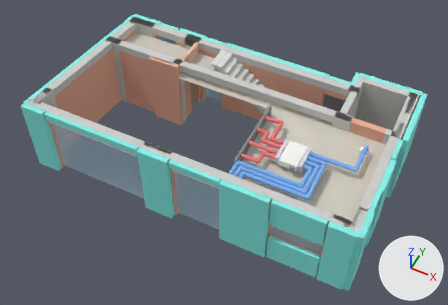
A saved change to the glTF model m/HouseEM_AR_GF_open.glb.
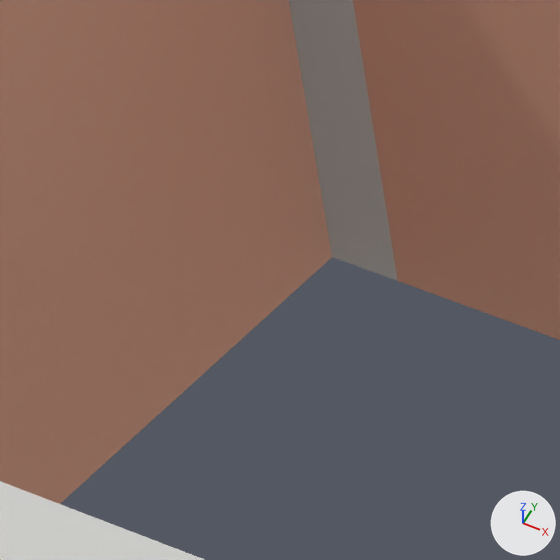
The first picture shows the older version from a 50 mm lens placed at (13.26, -11.05, 18.16), pointed at (6.38, 2.71, 0.96). The close-ups show the older and then the newer version on the part from 20% to 32% of the width and 25% to 42% of the height of that picture. Only the edits that show in the close-ups are written down. The axes (+X, +Y, +Z) are drawn at lower right. The lights are the same throughout. Where no turn or scale is listed for an object, it has been applied to the vertices.

The older version as bpy lines, for what is in view:
```python
mat_material_14 = principled_material('Material_14')
mat_material_14.base_color = (0.2, 0.447, 0.898)  # blue #7cb2f3
mat_material_14.roughness = 0.9
me_gf_bw08 = bpy.data.meshes.new('GF-BW08')
me_gf_bw08.from_pydata(...)  # 8 vertices, 12 faces; spans x 0.11..0.78, y 0.96..4.24, z 0.0..2.75
me_gf_bw08.materials.append(mat_material_5)  # beige #e7ad94
me_gf_col04 = bpy.data.meshes.new('GF-COL04')
me_gf_col04.from_pydata(...)  # 8 vertices, 12 faces; spans x 0.48..1.08, y 4.2..4.5, z 0.0..3.05
me_gf_col04.materials.append(mat_material_8)  # light grey #cececb
me_gf_intw04 = bpy.data.meshes.new('GF-INTW04')
me_gf_intw04.from_pydata(...)  # 10 vertices, 16 faces; spans x 1.08..2.67, y 4.2..4.3, z 0.0..2.75
me_gf_intw04.materials.append(mat_material_5)  # beige #e7ad94
ob_gf_bw08 = bpy.data.objects.new('GF-BW08', me_gf_bw08)
ob_gf_bw08.location = (0.0, 0.0, 0.0)
ob_gf_col04 = bpy.data.objects.new('GF-COL04', me_gf_col04)
ob_gf_col04.location = (0.0, 0.0, 0.0)
ob_gf_intw04 = bpy.data.objects.new('GF-INTW04', me_gf_intw04)
ob_gf_intw04.location = (0.0, 0.0, 0.0)
# also in view: 'GF-BEAM01' at (2.85, 0.15, 2.9)
```
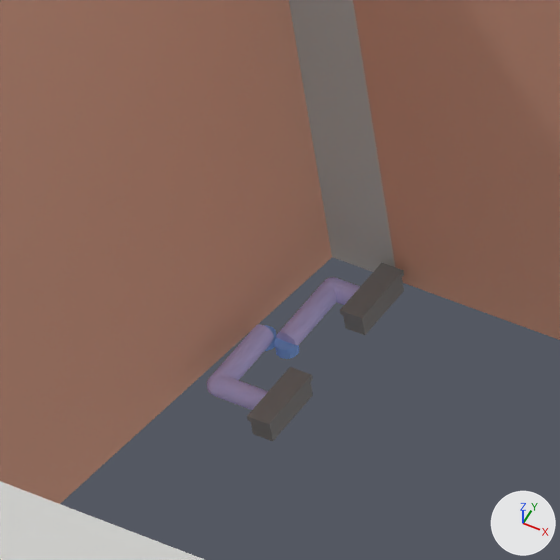
What differs and where, as boxes [x1, y1, x2, y2] in the close-ups (560 x 560 px):
'GF-DS01 DucoFlex Ø90 in the GF floor filling', added (blue)
    after: [207, 324, 274, 410]
'GF-VL06 floor grille 300x100 + plenum, Ø90', added
    after: [247, 367, 313, 441]
'GF-VL03 floor grille 300x100 + plenum, Ø90', added
    after: [340, 263, 404, 335]
'GF-DS01 DucoFlex Ø90 in the GF floor filling (2)', added (blue)
    after: [276, 277, 360, 345]
'BS-DS06 DucoFlex Ø90 0000-4692 + riser in the core (2)', added
    after: [275, 338, 299, 359]
'BS-DS06 DucoFlex Ø90 0000-4692 + riser in the core', added
    after: [264, 325, 276, 351]

What changed in the scene script:
```text
Change mat_material_14:
    mat_material_14.base_color: (0.2, 0.447, 0.898) -> (0.6, 0.549, 0.949)  # blue #7cb2f3 -> blue #cbc4f9
Add ob_bs_ds06_ducoflex_ø90_0000_4692___riser_in_the_core:
    ob_bs_ds06_ducoflex_ø90_0000_4692___riser_in_the_core = bpy.data.objects.new('BS-DS06 DucoFlex Ø90 0000-4692 + riser in the core', me_bs_ds06_ducoflex_ø90_0000_4692___riser_in_the_core)  # 73 vertices, 142 faces; spans x 0.765..0.855, y 3.635..3.725, z 0.0..0.05; in mat_material_15 (blue #88b2f9)
    ob_bs_ds06_ducoflex_ø90_0000_4692___riser_in_the_core.location = (0.0, 0.0, 0.0)
Add ob_gf_ds01_ducoflex_ø90_in_the_gf_floor_filling:
    ob_gf_ds01_ducoflex_ø90_in_the_gf_floor_filling = bpy.data.objects.new('GF-DS01 DucoFlex Ø90 in the GF floor filling', me_gf_ds01_ducoflex_ø90_in_the_gf_floor_filling)  # 253 vertices, 512 faces; spans x 0.765..1.1, y 3.315..3.68, z 0.005..0.095; in mat_material_14 (blue #cbc4f9)
    ob_gf_ds01_ducoflex_ø90_in_the_gf_floor_filling.location = (0.0, 0.0, 0.0)
Add ob_bs_ds06_ducoflex_ø90_0000_4692___riser_in_the_core__2:
    ob_bs_ds06_ducoflex_ø90_0000_4692___riser_in_the_core__2 = bpy.data.objects.new('BS-DS06 DucoFlex Ø90 0000-4692 + riser in the core (2)', me_bs_ds06_ducoflex_ø90_0000_4692___riser_in_the_core__2)  # 73 vertices, 142 faces; spans x 0.865..0.955, y 3.635..3.725, z 0.0..0.05; in mat_material_15 (blue #88b2f9)
    ob_bs_ds06_ducoflex_ø90_0000_4692___riser_in_the_core__2.location = (0.0, 0.0, 0.0)
Add ob_gf_ds01_ducoflex_ø90_in_the_gf_floor_filling__2:
    ob_gf_ds01_ducoflex_ø90_in_the_gf_floor_filling__2 = bpy.data.objects.new('GF-DS01 DucoFlex Ø90 in the GF floor filling (2)', me_gf_ds01_ducoflex_ø90_in_the_gf_floor_filling__2)  # 253 vertices, 512 faces; spans x 0.865..1.1, y 3.68..4.055, z 0.005..0.095; in mat_material_14 (blue #cbc4f9)
    ob_gf_ds01_ducoflex_ø90_in_the_gf_floor_filling__2.location = (0.0, 0.0, 0.0)
Add ob_gf_vl03_floor_grille_300x100___plenum__ø90:
    ob_gf_vl03_floor_grille_300x100___plenum__ø90 = bpy.data.objects.new('GF-VL03 floor grille 300x100 + plenum, Ø90', me_gf_vl03_floor_grille_300x100___plenum__ø90)  # 82 vertices, 152 faces; spans x 1.05..1.15, y 3.86..4.16, z 0.02..0.123; in mat_material_13 (grey #888888)
    ob_gf_vl03_floor_grille_300x100___plenum__ø90.location = (0.0, 0.0, 0.0)
Add ob_gf_vl06_floor_grille_300x100___plenum__ø90:
    ob_gf_vl06_floor_grille_300x100___plenum__ø90 = bpy.data.objects.new('GF-VL06 floor grille 300x100 + plenum, Ø90', me_gf_vl06_floor_grille_300x100___plenum__ø90)  # 82 vertices, 152 faces; spans x 1.05..1.15, y 3.21..3.51, z 0.02..0.123; in mat_material_13 (grey #888888)
    ob_gf_vl06_floor_grille_300x100___plenum__ø90.location = (0.0, 0.0, 0.0)
```
